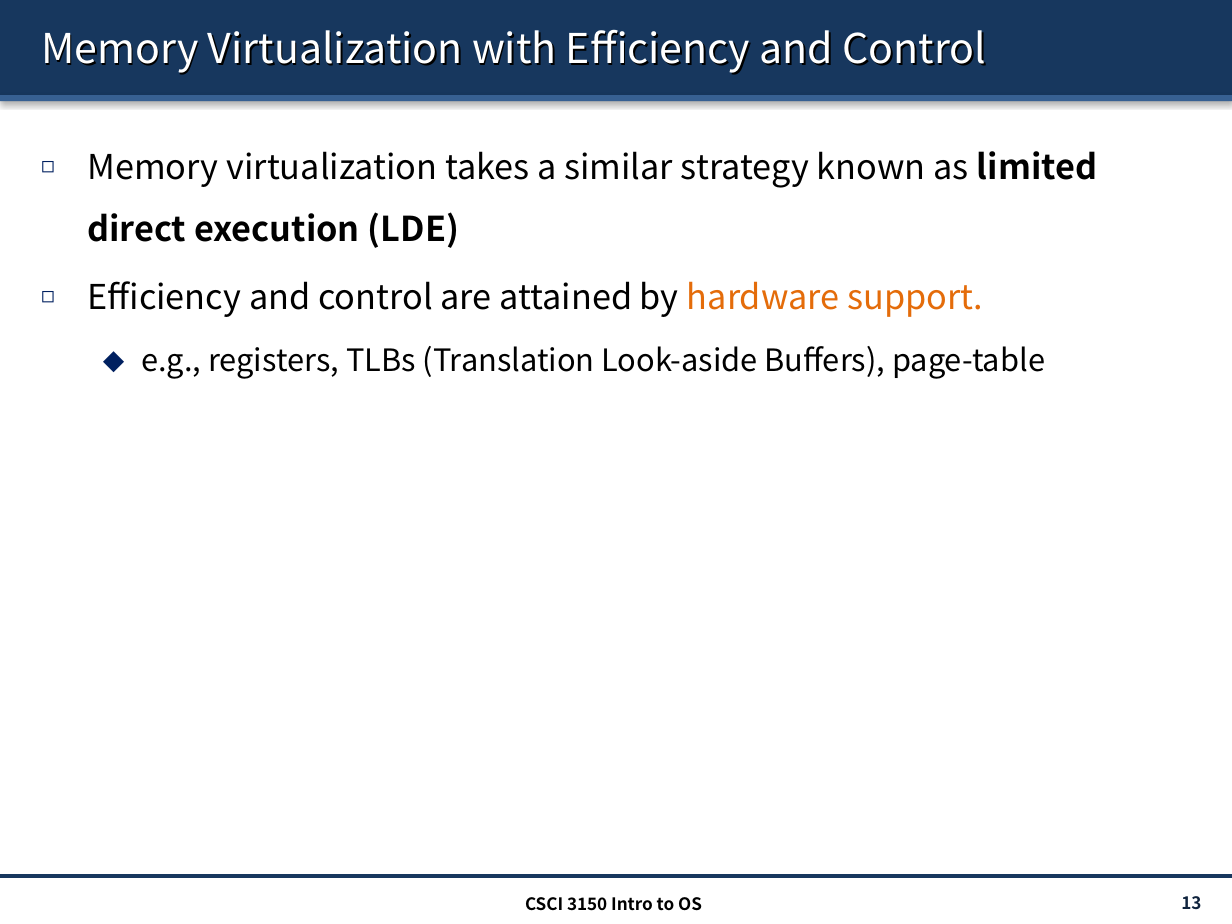
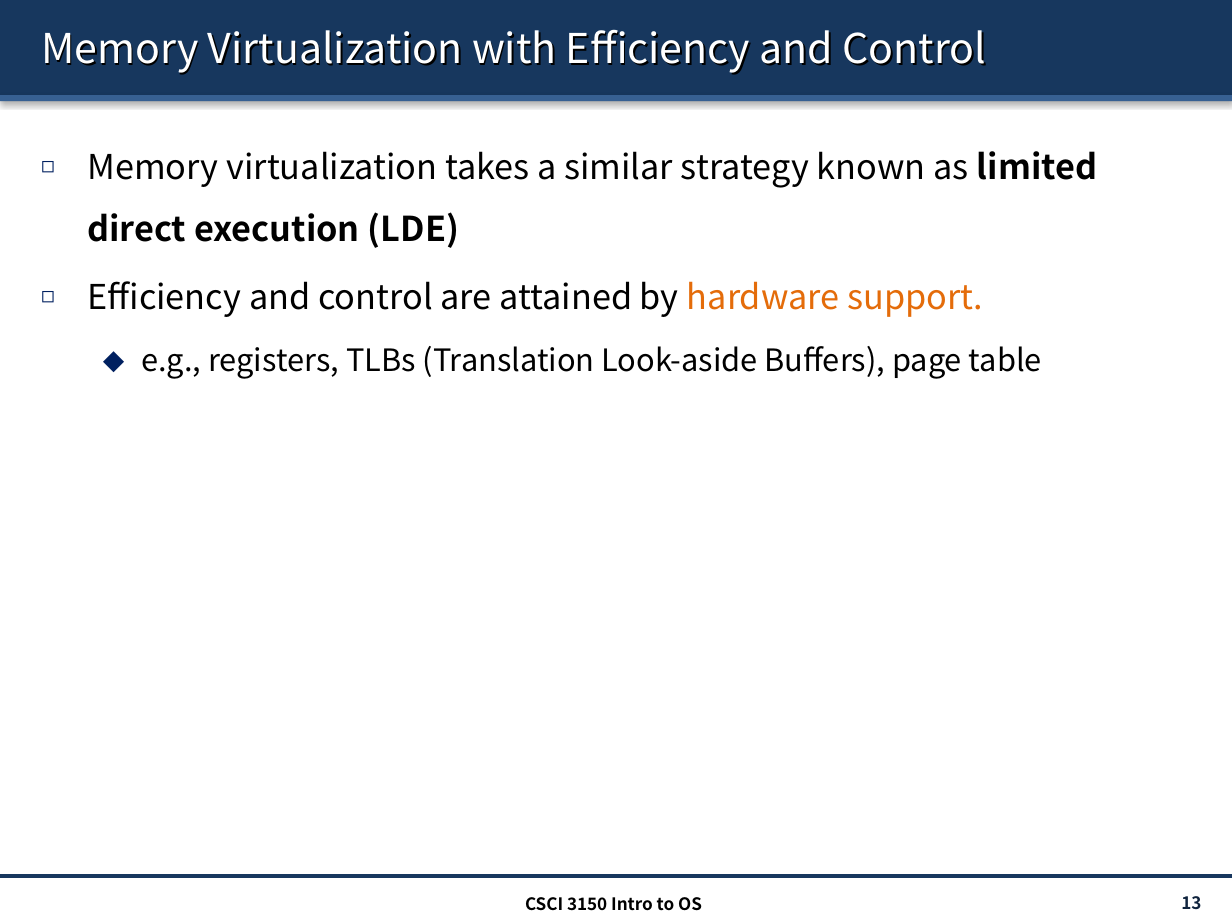
Before and after one commit to henryhxu/CSCI3150, a slide deck: slide 13 of lecture/lec10_mem.pptx. Drawn at 1232x924 pixels with LibreOffice and Linux fonts; fonts in the diff are those of the drawing. Boxes give left, top, right and bottom in pixels: in the first picture for what was removed or moved away, otherwise in the second. Text is boxed around its words. In the diff, an @@ line names an element or a change of style, - is before the commit and + after.

Commit message:
lec10 file updated

```diff
--- a/lecture/lec10_mem.pptx
+++ b/lecture/lec10_mem.pptx
@@ text at <box>141,346,1042,379</box>: text changed @@
-  ⬥ e.g., registers, TLBs (Translation Look-aside Buffers), page-table
+  ⬥ e.g., registers, TLBs (Translation Look-aside Buffers), page table
```
Also in this commit, not shown: 12 other slides changed.
